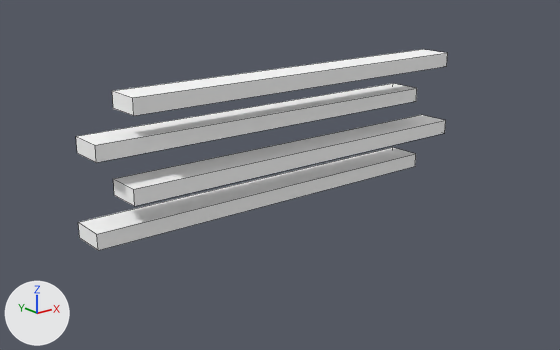
One commit to the OBJ model src/main/resources/assets/myvillage/models/equipment/forging/workpiece_xuantie_helmet_rough.obj: the scene before it, then after it.
Before and after are seen from a 50 mm camera at (-0.172, -1.365, 0.377) aimed at (0.508, -0.515, 0.037). Arrows for +X, +Y and +Z are at lower left; the lights stay in place. The older version comes first. Mesh edges are drawn as thin lines. Where no turn or scale is listed for an object, it has been applied to the vertices. Vertices at exactly the same position are counted once.

Objects in the first picture: 'workpiece_xuantie_helmet_rough'.
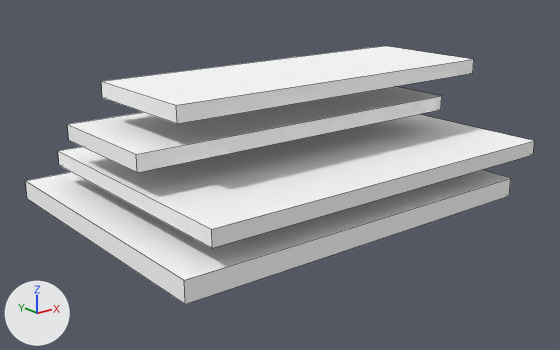
Diff of the bpy script that builds the scene:
```diff
--- a/src/main/resources/assets/myvillage/models/equipment/forging/workpiece_xuantie_helmet_rough.obj.py
+++ b/src/main/resources/assets/myvillage/models/equipment/forging/workpiece_xuantie_helmet_rough.obj.py
@@ me_workpiece_xuantie_helmet_rough @@
 # used by ob_workpiece_xuantie_helmet_rough; location = (0.0, 0.0, 0.0)
-me_workpiece_xuantie_helmet_rough.from_pydata(...)  # 32 vertices, 24 faces; spans x 0.209..0.831, y -0.552..-0.473, z 0.0..0.191
+me_workpiece_xuantie_helmet_rough.from_pydata(...)  # 32 vertices, 24 faces; spans x 0.216..0.831, y -0.722..-0.281, z 0.0..0.191
+# me_workpiece_xuantie_helmet_rough part 1: the loose piece of 8 vertices spanning x 0.209..0.791, y -0.527..-0.473, z 0.0..0.022 is scaled about its middle by (0.978, 8.24, 1.29), then moved by (0.0, 0.0, 0.003)
+# me_workpiece_xuantie_helmet_rough part 2: the loose piece of 8 vertices spanning x 0.25..0.831, y -0.552..-0.498, z 0.056..0.078 is scaled about its middle by (1, 7.41, 1)
+# me_workpiece_xuantie_helmet_rough part 3: the loose piece of 8 vertices spanning x 0.216..0.784, y -0.527..-0.473, z 0.113..0.134 is scaled about its middle by (0.934, 3.53, 1)
+# me_workpiece_xuantie_helmet_rough part 4: the loose piece of 8 vertices spanning x 0.256..0.825, y -0.552..-0.498, z 0.169..0.191 is scaled about its middle by (0.934, 3.53, 1)
 me_workpiece_xuantie_helmet_rough.materials.append(mat_m0)
```

Location of each change, (x1, y1, x2, y2) in pixels of the pictures (560 x 350 px; the box of a moved part takes in the faces that stretch with it):
'workpiece_xuantie_helmet_rough', reshaped (37% wider, 28% taller): before (76, 49, 447, 250); after (26, 46, 534, 304)
part 1 of me_workpiece_xuantie_helmet_rough, moved or reshaped: before (78, 147, 416, 250); after (26, 170, 511, 304)
part 2 of me_workpiece_xuantie_helmet_rough, moved or reshaped: before (113, 115, 446, 206); after (58, 114, 534, 248)
part 3 of me_workpiece_xuantie_helmet_rough, moved or reshaped: before (76, 83, 417, 163); after (67, 87, 442, 173)
part 4 of me_workpiece_xuantie_helmet_rough, moved or reshaped: before (112, 49, 447, 116); after (101, 46, 474, 124)
